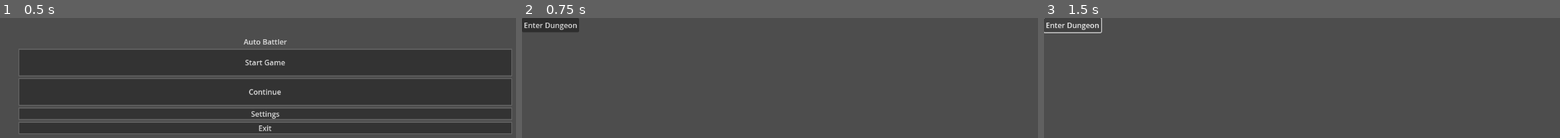
Above: before the commit, frames 1-3 (left to right).
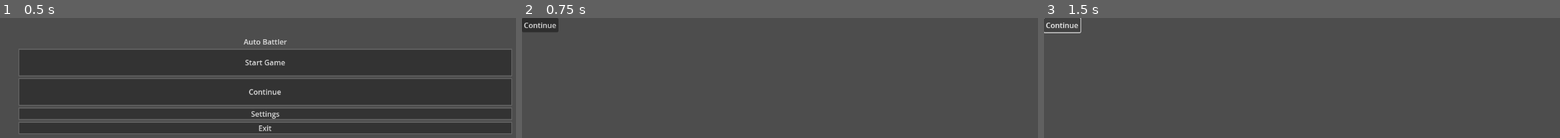
Above: after the commit, the same moments.

Repository: sxfoster/auto-battler
Game: Godot game, scene res://scenes/MainMenu.tscn
Same seed, same stepped clock (60 frames per second), same inputs: the game is played once before the commit and once after it.
Inputs (mouse positions are in pixels of both pictures, inside the frame that each line leads up to):
- Up to frame 1 (0.5 s): no input
- Up to frame 2 (0.75 s): click "Start Game" at 0.5 s
- Up to frame 3 (1.5 s): click (1074, 25) at 1.25 s, where only the run before the commit has a clickable "Enter Dungeon"

Frame 1 is identical in both runs. In frame 2, 0.6% of the frame differs, in the area x 0-12%, y 0-12%; in frame 3, 0.3%.
Error after the commit: Parse Error: Class "SceneLoader" hides an autoload singleton. (res://scripts/utilities/SceneLoader.gd:2)

Commit message:
Add scene transition scripts and loader

Diff:
--- a/auto-battler/project.godot
+++ b/auto-battler/project.godot
@@ -18,3 +18,4 @@
 [autoload]
 
 GameManager="*res://scripts/main/GameManager.gd"
+SceneLoader="*res://scripts/utilities/SceneLoader.gd"
--- a/auto-battler/scenes/PartySetup.tscn
+++ b/auto-battler/scenes/PartySetup.tscn
@@ -228,10 +228,10 @@
 layout_mode = 2
 text = "Equipped Gear: –"
 
-[node name="ReadyButton" type="Button" parent="ContentContainer/MainVBox"]
+[node name="ConfirmPartyButton" type="Button" parent="ContentContainer/MainVBox"]
 custom_minimum_size = Vector2(0, 40)
 layout_mode = 2
 size_flags_horizontal = 3
-text = "Ready"
-
-[connection signal="pressed" from="ContentContainer/MainVBox/ReadyButton" to="." method="_on_ready_button_pressed"]
+text = "Confirm Party"
+
+[connection signal="pressed" from="ContentContainer/MainVBox/ConfirmPartyButton" to="." method="_on_confirm_party"]
--- a/auto-battler/scenes/PreparationScene.tscn
+++ b/auto-battler/scenes/PreparationScene.tscn
@@ -14,9 +14,9 @@
 [node name="PreparationManager" type="Control" parent="."]
 anchors_preset = 0
 
-[node name="ReadyButton" type="Button" parent="PreparationManager"]
+[node name="ContinueButton" type="Button" parent="PreparationManager"]
 layout_mode = 0
-text = "Enter Dungeon"
+text = "Continue"
 
 [node name="PartyMembersContainer" type="GridContainer" parent="PreparationManager"]
 layout_mode = 0
--- a/auto-battler/scripts/ui/PartySetup.gd
+++ b/auto-battler/scripts/ui/PartySetup.gd
@@ -5,20 +5,21 @@
 signal gear_equipped(member_index, gear_slot, gear_data)
 
 func _ready():
-	# Initialize party member slots (e.g., load character data)
-	# For now, we'll use placeholders
-	for i in range(1, 6):
-		var base_path = "ContentContainer/MainVBox/MembersGrid/MemberPanel" + str(i) + "/MemberVBox"
-		var name_label = get_node_or_null(base_path + "/NameLabel")
-		if name_label:
-			name_label.text = "Member " + str(i)
+        # Initialize party member slots (e.g., load character data)
+        # For now, we'll use placeholders
+        for i in range(1, 6):
+                var base_path = "ContentContainer/MainVBox/MembersGrid/MemberPanel" + str(i) + "/MemberVBox"
+                var name_label = get_node_or_null(base_path + "/NameLabel")
+                if name_label:
+                        name_label.text = "Member " + str(i)
 
-		# Additional labels can be initialized here if needed
+                # Additional labels can be initialized here if needed
 
-func _on_ready_button_pressed():
-	print("Ready button pressed")
-	# Transition to the dungeon map scene
-	# get_tree().change_scene_to_file("res://scenes/DungeonMap.tscn")
+        if has_node("ContentContainer/MainVBox/ConfirmPartyButton"):
+                $ConfirmPartyButton.pressed.connect(_on_confirm_party)
+
+func _on_confirm_party():
+        SceneLoader.goto_scene("PreparationScene")
 
 # Placeholder functions for drag-and-drop card assignment
 # In a real implementation, these would handle drag data
--- a/auto-battler/scripts/ui/PreparationScene.gd
+++ b/auto-battler/scripts/ui/PreparationScene.gd
@@ -1,14 +1,12 @@
 extends Control
 
-@onready var ready_button = $PreparationManager/ReadyButton
+@onready var continue_button = $PreparationManager/ContinueButton
 
 func _ready():
-    ready_button.connect("pressed", Callable(self, "_on_ReadyButton_pressed"))
+    continue_button.connect("pressed", Callable(self, "_on_continue"))
 
-func _on_ReadyButton_pressed():
-    var party_selection = gather_selected_party()
-    print("Party ready:", party_selection)
-    get_node("/root/GameManager").on_preparation_done(party_selection)
+func _on_continue():
+    SceneLoader.goto_scene("DungeonMap")
 
 func gather_selected_party() -> Array:
     var result: Array = []
--- /dev/null
+++ b/auto-battler/scripts/utilities/SceneLoader.gd
@@ -0,0 +1,10 @@
+extends Node
+class_name SceneLoader
+
+## Loads a scene from the scenes directory by name.
+static func goto_scene(scene_name: String) -> void:
+    var path := "res://scenes/%s.tscn" % scene_name
+    if ResourceLoader.exists(path):
+        get_tree().change_scene_to_file(path)
+    else:
+        push_error("Scene not found: %s" % path)
Not shown, added: auto-battler/scripts/utilities/SceneLoader.gd.uid
